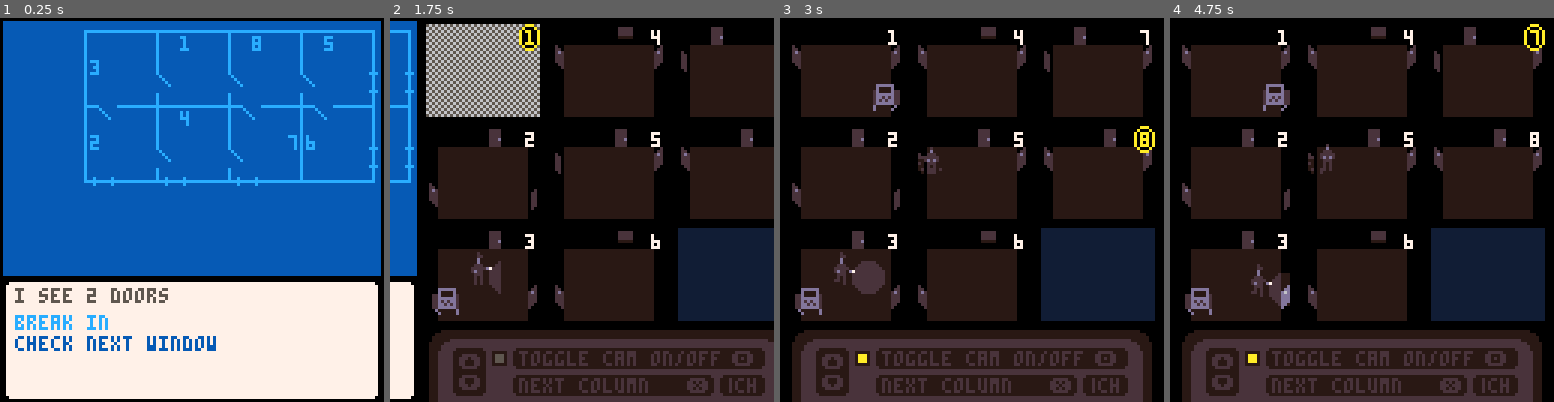
Above: before the commit, frames 1-4 (left to right).
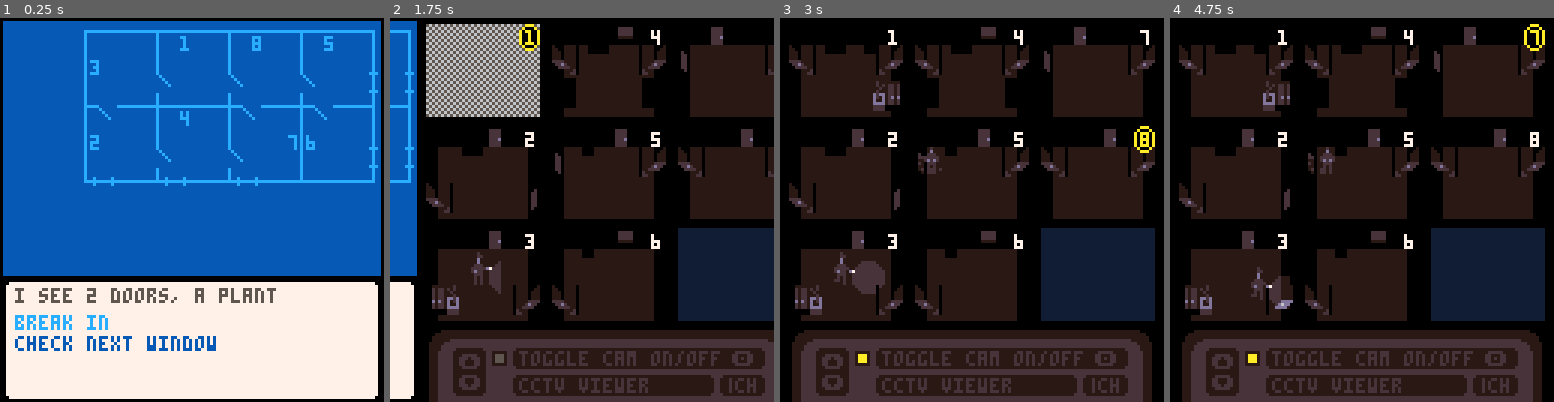
Above: after the commit, the same moments.

Repository: ironchestgames/pico-8-carts
Game: PICO-8 cartridge hackheist.p8
Same seed, same stepped clock (60 frames per second), same inputs: the game is played once before the commit and once after it.
Inputs:
- Up to frame 1 (0.25 s): no input
- Up to frame 2 (1.75 s): tap X (X key) at 0.33, 1.07 s; tap O (Z key) at 0.7, 1.7 s; hold Right from 1.6 s (still down)
- Up to frame 3 (3 s): tap X (X key) at 1.85, 2.97 s; release Right at 2.1 s; tap O (Z key) at 2.1, 2.5, 2.9 s; hold Up 2.15-2.42 s; hold Right from 2.47 s (still down)
- Up to frame 4 (4.75 s): release Right at 3.03 s; hold Left 3.08-3.58 s; tap O (Z key) every 0.4 s from 3.3 to 4.5 s; hold Down 3.63-3.97 s; hold Right 4.02-4.68 s; tap X (X key) at 4.08 s; hold Up from 4.73 s (still down)

The runs differ from the first frame. In frame 1, 0.4% of the frame differs, in the area x 44-72%, y 70-75%; in frame 2, 3.5%; in frame 3, 4.9%; in frame 4, 5.1%, in the area x 2-98%, y 7-98%.

Commit message:
hackheist - add many things

Diff:
--- a/hackheist.p8
+++ b/hackheist.p8
@@ -88,6 +88,7 @@
  partnerc=0
  partnerstate='idling'
  partnerismoving=nil
+ partnervisible=true
  partnerobj=nil
  partnermsg=''
 
@@ -165,16 +166,16 @@
   if _nextx < 5 and _nextx >= 0 and _nexty < 3 and _nexty >= 0 then
    if _nexty - _y == 1 then -- down
     _curroom.objs[8]={ typ='door', leadsto=_nextroom.id, mapcoords=_doormapcoords[8] }
-    _nextroom.objs[3]={ typ='door', leadsto=_curroom.id, mapcoords=_doormapcoords[3] }
+    _nextroom.objs[3]={ typ='door', leadsto=_curroom.id, mapcoords=_doormapcoords[3], inward=true }
    elseif _nexty - _y == -1 then -- up
     _curroom.objs[3]={ typ='door', leadsto=_nextroom.id, mapcoords=_doormapcoords[3] }
-    _nextroom.objs[8]={ typ='door', leadsto=_curroom.id, mapcoords=_doormapcoords[8] }
+    _nextroom.objs[8]={ typ='door', leadsto=_curroom.id, mapcoords=_doormapcoords[8], inward=true }
    elseif _nextx - _x == 1 then -- right
     _curroom.objs[6]={ typ='door', leadsto=_nextroom.id, mapcoords=_doormapcoords[6] }
-    _nextroom.objs[1]={ typ='door', leadsto=_curroom.id, mapcoords=_doormapcoords[1] }
+    _nextroom.objs[1]={ typ='door', leadsto=_curroom.id, mapcoords=_doormapcoords[1], inward=true }
    elseif _nextx - _x == -1 then -- left
     _curroom.objs[1]={ typ='door', leadsto=_nextroom.id, mapcoords=_doormapcoords[1] }
-    _nextroom.objs[6]={ typ='door', leadsto=_curroom.id, mapcoords=_doormapcoords[6] }
+    _nextroom.objs[6]={ typ='door', leadsto=_curroom.id, mapcoords=_doormapcoords[6], inward=true }
    end
    _x=_nextx
    _y=_nexty
@@ -225,6 +226,15 @@
 
   if _hasdoor then
    rooms[_room.id]=_room
+  end
+ end
+
+ -- count rooms
+ local _roomcount=0
+ for _i=0,14 do
+  local _room=rooms[_i]
+  if _room then
+   _roomcount+=1
   end
  end
 
@@ -304,14 +314,15 @@
       _room.objs[_j]={
        typ='computer',
        loot={ name='cute cat pictures', worth=5 },
+       hideinside=true,
       }
       _computercount+=1
 
-      for _j=1,#_room.objs do
-       local _obj=_room.objs[_j]
-       if _obj.typ == 'window' then
-        _room.objs[_j]={}
-        del(windows,_obj)
+      for _k=1,#_room.objs do
+       local _window=_room.objs[_k]
+       if _window.typ == 'window' then
+        _room.objs[_k]={}
+        del(windows,_window)
        end
       end
 
@@ -320,19 +331,57 @@
     end
    end
 
+  end
+ end
+
+ -- add wardrobes
+ local _camoppositespos={
+  [1]=5,
+  [3]=7,
+  [6]=1,
+  [8]=3,
+ }
+ for _i=0,14 do
+  local _room=rooms[_i]
+  if _room then
+   for _j=1,#_room.objs do
+    local _obj=_room.objs[_j]
+    local _oppositei=_camoppositespos[_j]
+    if _obj.typ == 'camera' and _room.objs[_oppositei].typ == nil and rnd() < 0.33 then
+     _room.objs[_oppositei]={
+      typ='wardrobe',
+      hideinside=true,
+     }
+    end
+   end
+  end
+ end
+
+ -- add plants
+ for _i=0,14 do
+  local _room=rooms[_i]
+  if _room then
+   for _j=1,#_room.objs do
+    local _obj=_room.objs[_j]
+    if _obj.typ == nil and rnd() < 0.2 then
+     _room.objs[_j]={
+      typ='plant',
+     }
+    end
+   end
   end
  end
 
  -- add cam coords to obj
  local _types2camcoords={
   computer={
-   [0]={xoff=28,yoff=19,sx=107,sy=0,sw=9,sh=10,cx=4,cy=10,flipx=true},
+   [0]={xoff=28,yoff=19,sx=119,sy=0,sw=9,sh=10,cx=4,cy=11,flipx=true},
    nil,nil,
-   {xoff=2,yoff=19,sx=107,sy=0,sw=9,sh=10,cx=6,cy=10},
-   {xoff=2,yoff=7,sx=107,sy=0,sw=9,sh=10,cx=6,cy=10},
-   {xoff=10,yoff=0,sx=96,sy=0,sw=10,sh=12,cx=6,cy=12},
-   {xoff=20,yoff=0,sx=96,sy=0,sw=10,sh=12,cx=6,cy=12},
-   {xoff=28,yoff=7,sx=107,sy=0,sw=9,sh=10,cx=4,cy=10,flipx=true},
+   {xoff=2,yoff=19,sx=119,sy=0,sw=9,sh=10,cx=6,cy=11},
+   {xoff=2,yoff=7,sx=119,sy=0,sw=9,sh=10,cx=6,cy=11},
+   {xoff=10,yoff=0,sx=108,sy=0,sw=10,sh=12,cx=6,cy=13},
+   {xoff=20,yoff=0,sx=108,sy=0,sw=10,sh=12,cx=6,cy=13},
+   {xoff=28,yoff=7,sx=119,sy=0,sw=9,sh=10,cx=4,cy=11,flipx=true},
   },
   window={
    [0]={xoff=28,yoff=19,sx=22,sy=0,sw=10,sh=10,cx=6,cy=8,flipx=true},
@@ -344,13 +393,26 @@
    {xoff=28,yoff=7,sx=22,sy=0,sw=10,sh=10,cx=6,cy=8,flipx=true},
   },
   door={
-   [0]={xoff=29,yoff=19,sx=66,sy=0,sw=9,sh=10,cx=4,cy=6,flipx=true},
+   [0]={xoff=29,yoff=19,sx=77,sy=0,sw=9,sh=10,cx=4,cy=8,flipx=true},
    nil,nil,
-   {xoff=0,yoff=19,sx=66,sy=0,sw=9,sh=10,cx=5,cy=6},
-   {xoff=0,yoff=7,sx=66,sy=0,sw=9,sh=10,cx=5,cy=6},
+   {xoff=0,yoff=19,sx=77,sy=0,sw=9,sh=10,cx=5,cy=8},
+   {xoff=0,yoff=7,sx=77,sy=0,sw=9,sh=10,cx=5,cy=8},
    {xoff=10,yoff=0,sx=44,sy=0,sw=10,sh=12,cx=4,cy=8},
    {xoff=20,yoff=0,sx=44,sy=0,sw=10,sh=12,cx=4,cy=8},
-   {xoff=29,yoff=7,sx=66,sy=0,sw=9,sh=10,cx=4,cy=6,flipx=true},
+   {xoff=29,yoff=7,sx=77,sy=0,sw=9,sh=10,cx=4,cy=8,flipx=true},
+  },
+  wardrobe={
+   [5]={xoff=12,yoff=1,sx=116,sy=25,sw=7,sh=9,cx=4,cy=10},
+   [6]={xoff=20,yoff=1,sx=116,sy=25,sw=7,sh=9,cx=4,cy=10},
+  },
+  plant={
+   [0]={xoff=30,yoff=18,sx=124,sy=29,sw=4,sh=10,cx=2,cy=11,flipx=true},
+   nil,nil,
+   {xoff=4,yoff=18,sx=124,sy=29,sw=4,sh=10,cx=2,cy=11},
+   {xoff=4,yoff=6,sx=124,sy=29,sw=4,sh=10,cx=2,cy=11},
+   {xoff=10,yoff=1,sx=124,sy=49,sw=4,sh=9,cx=2,cy=10},
+   {xoff=25,yoff=1,sx=124,sy=49,sw=4,sh=9,cx=2,cy=10},
+   {xoff=30,yoff=7,sx=124,sy=29,sw=4,sh=10,cx=2,cy=11,flipx=true},
   },
  }
 
@@ -369,8 +431,9 @@
    for _j=1,#_room.objs do
     local _obj=_room.objs[_j]
 
-    if _camioffset and _obj and _types2camcoords[_obj.typ] then
+    if _camioffset and _types2camcoords[_obj.typ] then
      local _k=(_j-_camioffset)%8
+     debug('camioffsets: '.._k..', _obj.typ: '.._obj.typ)
      _obj.camcoords=clone(_types2camcoords[_obj.typ][_k])
     end
    end
@@ -385,7 +448,7 @@
  local _guardcount=0
  for _i=0,14 do
   local _room=rooms[_i]
-  if _room then
+  if _room and (_guardcount == 0 or rnd() < 0.33) then
    add(guards,{
     roomid=_room.id,
     xoff=17,
@@ -398,6 +461,7 @@
    _guardcount+=1
   end
   if _guardcount == 1 then
+  -- if _guardcount >= _roomcount/2 then
    break
   end
  end
@@ -583,15 +647,19 @@
  elseif partnerstate == 'windowsearching' then
   local _doorcount=0
   local _seecomputer
+  local _seeplant
+  local _seewardrobe
   local _str='i see '
   local _room=rooms[windows[partnerwindowid].roomid]
   for _obj in all(_room.objs) do
    if _obj.typ == 'door' then
-
     _doorcount+=1
    elseif _obj.typ == 'computer' then
-
     _seecomputer=true
+   elseif _obj.typ == 'wardrobe' then
+    _seewardrobe=true
+   elseif _obj.typ == 'plant' then
+    _seeplant=true
    end
   end
 
@@ -605,8 +673,10 @@
    partnermsg=_str.._doorcount..' doors'
   end
 
-  if _seecomputer then
-   partnermsg=partnermsg..', a computer'
+  if _seeplant then
+   partnermsg=partnermsg..', a plant'
+  elseif _seewardrobe then
+   partnermsg=partnermsg..', a wardrobe'
   end
 
   for _g in all(guards) do
@@ -697,6 +767,22 @@
      end,
     })
 
+   elseif _obj.typ == 'wardrobe' or _obj.typ == 'plant' then
+
+    if _hideadded == nil then
+     _hideadded=true
+     add(menus[0],{
+      str='hide!',
+      f=function()
+       partnerobj=_obj
+       partnerstate='prehiding'
+       partnerc=120
+       partnerismoving=true
+       partnermsg='moving\014\x90\015'
+      end,
+     })
+    end
+
    elseif _obj.typ == 'computer' then
 
     if _obj.loot and partnerstate == 'idling' then
@@ -713,8 +799,8 @@
      })
     end
 
-    if _hideadded == nil and partnerstate != 'prehiding' then
-
+    if _hideadded == nil then
+     _hideadded=true
      add(menus[0],{
       str='hide!',
       f=function()
@@ -734,9 +820,10 @@
    menus[0]={{
     str='it\'s safe to come out',
     f=function()
-     partnermsg='ok, i\'m coming out\014\x90\015'
+     partnermsg='ok, i\'m out, what\'s next?'
+     partnervisible=true
      partnerstate='idling'
-     partnerc=120
+     partnerc=0
     end,
    }}
   end
@@ -795,7 +882,7 @@
   _opt.f()
  end
 
- if isgameover and btnp(5) then
+ if (isleveldone or isgameover) and btnp(5) then
   initpaper()
   return
  end
@@ -939,15 +1026,7 @@
    if partnerc <= 0 then
     partnerstate='hiding'
     partnermsg='ok, i\'m in hiding'
-   end
-
-  elseif partnerstate == 'unhiding' then
-   partnermsg='phew\014\x90\015'
-   partnerc-=1
-
-   if partnerc <= 0 then
-    partnerstate='idling'
-    partnermsg='next move'
+    partnervisible=not partnerobj.hideinside
    end
 
   elseif partnerstate == 'arrested' then
@@ -966,7 +1045,9 @@
   _g.flashlightx=_g.xoff+cos(_a)*9*(_g.flipx and -1 or 1)
   _g.flashlighty=_g.yoff-2+sin(_a)*9
 
-  if _g.roomid == partnerroomid and (rooms[partnerroomid].islit or dist(_g.flashlightx,_g.flashlighty,partnerxoff,partneryoff) < 9) then
+  if _g.roomid == partnerroomid and
+     partnerstate != 'hiding' and
+     (rooms[partnerroomid].islit or dist(_g.flashlightx,_g.flashlighty,partnerxoff,partneryoff) < 9) then
    if partnerstate != 'arrested' then
     partnerc=240
     partnerstate='arrested'
@@ -995,9 +1076,9 @@
 
   else
    _g.c-=1
-   if _g.c <= 0 then
-
-    if _g.state == 'idling' then
+
+   if _g.state == 'idling' then
+    if _g.c <= 0 then
      local _curroom=rooms[_g.roomid]
      for _obj in all(_curroom.objs) do
       if _obj.typ == 'door' then
@@ -1009,28 +1090,39 @@
        _g.ismoving=true
       end
      end
-
-    elseif _g.state == 'roomchanging' then
-     local _nextroom=rooms[_g.target.leadsto]
-     for _obj in all(_nextroom.objs) do
-      if _obj.leadsto == _g.roomid then
-       debug('1015, '.._obj.typ) -- note: hard crash here
-       _g.xoff=_obj.camcoords.xoff+_obj.camcoords.cx
-       _g.yoff=_obj.camcoords.yoff+_obj.camcoords.cy
-       _g.roomid=_nextroom.id
-       _g.state='idling'
-       _g.c=480+flrrnd(8)*60
-       _g.ismoving=true
-       _g.targetx=20
-       _g.targety=22
-      end
+    end
+
+   elseif _g.state == 'roomchanging' then
+    local _nextroom=rooms[_g.target.leadsto]
+    local _nextroomdoor=nil
+    for _obj in all(_nextroom.objs) do
+     if _obj.leadsto == _g.roomid then
+      _nextroomdoor=_obj
      end
-
-    elseif _g.state == 'arresting' then
-     -- pass
-    end
-
-   end
+    end
+    _g.target.isopen=true
+    _nextroomdoor.isopen=true
+
+    if _g.c <= 0 then
+     debug('1015, '.._nextroomdoor.typ) -- note: hard crash here
+     _g.xoff=_nextroomdoor.camcoords.xoff+_nextroomdoor.camcoords.cx
+     _g.yoff=_nextroomdoor.camcoords.yoff+_nextroomdoor.camcoords.cy
+     _g.roomid=_nextroom.id
+     _g.state='idling'
+     _g.c=480+flrrnd(8)*60
+     _g.ismoving=true
+     _g.targetx=20
+     _g.targety=22
+
+     _g.target.isopen=nil
+     _nextroomdoor.isopen=nil
+     _g.target=nil
+    end
+
+   elseif _g.state == 'arresting' then
+    -- pass
+   end
+
   end
  end
 
@@ -1195,10 +1287,6 @@
   end
  end
 
- if partnerstate == 'escaped' and partnerc <= 0 then
-  print('level done!',10,10,6)
- end
-
  -- draw screen 1
  rectfill(137,10,245,128,0)
  sspr(8,67,120,24,131,104)
@@ -1258,6 +1346,8 @@
      local _obj=_room.objs[_j]
      if _obj then
       local _camcoords=_obj.camcoords
+      local _framexoff=0
+      local _frameyoff=0
       if _camcoords then
        local _islit=_room.islit
        for _g in all(_guardsinroom) do
@@ -1265,9 +1355,25 @@
          _islit=true
         end
        end
+
+       if not _islit then
+        _frameyoff=_camcoords.sh
+       end
+
+       -- draw doors
+       if _obj.isopen then
+        _framexoff=_camcoords.sw+1
+        if _obj.inward then
+         _framexoff+=_camcoords.sw+1
+        end
+        if not _islit and rooms[_obj.leadsto].islit then
+         _frameyoff+=_camcoords.sh
+        end
+       end
+
        sspr(
-        _camcoords.sx,
-        _islit and _camcoords.sy or _camcoords.sy+_camcoords.sh,
+        _camcoords.sx+_framexoff,
+        _camcoords.sy+_frameyoff,
         _camcoords.sw,
         _camcoords.sh,
         _x+_camcoords.xoff,
@@ -1280,7 +1386,7 @@
     end
 
     -- draw partner
-    if _room.id == partnerroomid then
+    if _room.id == partnerroomid and partnervisible then
      local _px=_x+partnerxoff
      local _py=_y+partneryoff
      local _frameoff=0
@@ -1290,8 +1396,12 @@
       if flr(time()*5) % 2 == 0 then
        _frameoff=14
       end
+     elseif partnerstate == 'hiding' then
+      _frameoff=28
      elseif partnerstate == 'arrested' then
       _frameoff=35
+     elseif partnerstate != 'idling' then
+      _frameoff=21
      end
 
      sspr(7+_frameoff,(_room.islit or partnerstate == 'arrested') and 45 or 56,7,11,_px-3,_py-10,7,11,partnerflipx)
Not shown, changed: 43 lines of the sprite sheet (__gfx__) section of hackheist.p8
